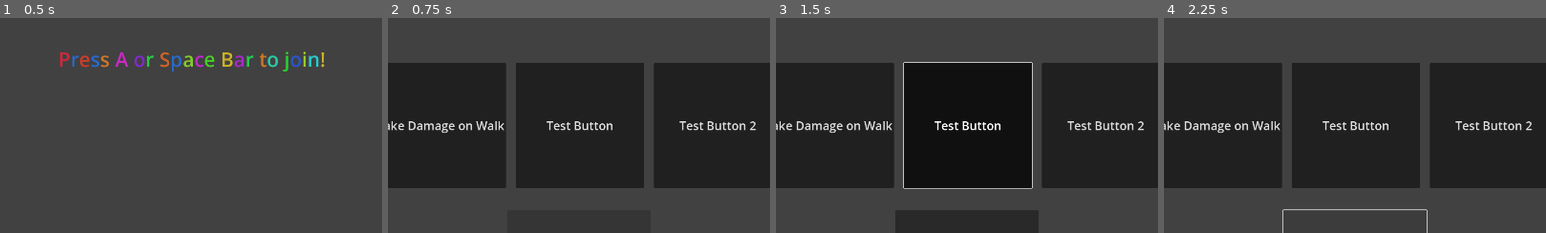
Above: before the commit, frames 1-4 (left to right).
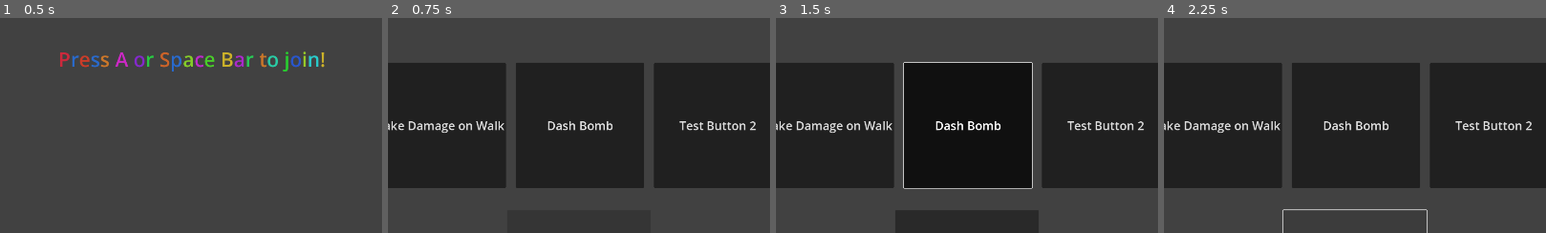
Above: after the commit, the same moments.

Repository: 45DegreeAngl/Sonnnday
Game: Godot game, scene res://Scenes/SceneManager.tscn
Same seed, same stepped clock (60 frames per second), same inputs: the game is played once before the commit and once after it.
Inputs:
- Up to frame 1 (0.5 s): no input
- Up to frame 2 (0.75 s): click "Start Game" at 0.5 s
- Up to frame 3 (1.5 s): click "Test Button" (after the commit: "Dash Bomb") at 1.25 s
- Up to frame 4 (2.25 s): click "Confirm" at 2 s
The pictures show only the part of the screen within x 25-75%, y 23-73%; the shares and areas given below are measured in that part.

Frame 1 is identical in both runs. In frame 2, 0.4% of the frame differs, in the area x 41-59%, y 48-53%; in frame 3, 0.5%; in frame 4, 0.4%.

Commit message:
Dash Bomb Implemented
it's bound to power 2

Diff:
--- a/Test/Round Upgrades/damageonmove.gd
+++ b/Test/Round Upgrades/damageonmove.gd
@@ -24,26 +24,30 @@
 			target = Globals.get_player_from_index(1).player
 			if timers[0].time_left == 0:
 				print("ouch")
-				timers[0].start()
-				target.health.direct_damage(damage * level)
+				if target:
+					timers[0].start()
+					target.health.direct_damage(damage * level)
 			#checks if player two has moved then damages them
 		if Input.is_action_just_pressed("move_down_p2") || Input.is_action_just_pressed("move_up_p2") || Input.is_action_just_pressed("move_left_p2") || Input.is_action_just_pressed("move_right_p2"):
 			target = Globals.get_player_from_index(2).player
 			if timers[0].time_left == 0:
 				print("ouch")
-				timers[0].start()
-				target.health.direct_damage(damage * level)
+				if target:
+					timers[0].start()
+					target.health.direct_damage(damage * level)
 				#checks if player three has moved then damages them
 		if Input.is_action_just_pressed("move_down_p3") || Input.is_action_just_pressed("move_up_p3") || Input.is_action_just_pressed("move_left_p3") || Input.is_action_just_pressed("move_right_p3"):
 			target = Globals.get_player_from_index(3).player
 			if timers[0].time_left == 0:
 				print("ouch")
-				timers[0].start()
-				target.health.direct_damage(damage * level)
+				if target:
+					timers[0].start()
+					target.health.direct_damage(damage * level)
 				#checks if player four has moved then damages them
 		if Input.is_action_just_pressed("move_down_p4") || Input.is_action_just_pressed("move_up_p4") || Input.is_action_just_pressed("move_left_p4") || Input.is_action_just_pressed("move_right_p4"):
 			target = Globals.get_player_from_index(4).player
 			if timers[0].time_left == 0:
 				print("ouch")
-				timers[0].start()
-				target.health.direct_damage(damage * level)
+				if target:
+					timers[0].start()
+					target.health.direct_damage(damage * level)
--- a/Test/Round Upgrades/dash_bomb.gd
+++ b/Test/Round Upgrades/dash_bomb.gd
@@ -1,6 +1,9 @@
 extends RoundUpgrades
 class_name DashBomb;
-
+@export var explosion_shape : CollisionShape2D
+var dash_box
+var dash_box_instance
+var exploded = false
 # Called when the node enters the scene tree for the first time.
 func _ready() -> void:
 	pass # Replace with function body.
@@ -8,15 +11,20 @@
 func level_start() -> void:
 	active = true
 	player = Globals.get_player_from_index(get_parent().number).player
-	player.dash_timer.timout.connect(dash_complete)
+	player.dash_timer.timeout.connect(dash_complete)
+	dash_box = load("res://General/hitbox.tscn")
 # Called every frame. 'delta' is the elapsed time since the previous frame.
+
 func _process(delta: float) -> void:
-	pass
+	if exploded == true:
+		explosion_shape.reparent(self)
+		dash_box_instance.queue_free()
 
 
 func dash_complete():
-	var dash_box = load("res://Test/hitbox.gd")
-	var dash_box_instance = dash_box.instantiate()
+	dash_box_instance = dash_box.instantiate()
 	player.add_child(dash_box_instance)
+	dash_box_instance.global_position = player.global_position
 	dash_box_instance.dmg = 25
-	get_child(0).reparent(dash_box_instance)
+	explosion_shape.global_position = player.global_position
+	explosion_shape.reparent(dash_box_instance)
--- a/Test/Round Upgrades/round_upgrades.tscn
+++ b/Test/Round Upgrades/round_upgrades.tscn
@@ -13,8 +13,9 @@
 [node name="DamageOnMove" type="Node" parent="."]
 script = ExtResource("2_1tr06")
 
-[node name="DashBomb" type="Node" parent="."]
+[node name="DashBomb" type="Node" parent="." node_paths=PackedStringArray("explosion_shape")]
 script = ExtResource("3_nw13j")
+explosion_shape = NodePath("ExplosionShape2D")
 
 [node name="ExplosionShape2D" type="CollisionShape2D" parent="DashBomb"]
 shape = SubResource("CircleShape2D_lqcqi")
--- a/UI/power_select.tscn
+++ b/UI/power_select.tscn
@@ -56,7 +56,7 @@
 theme_override_font_sizes/font_size = 30
 toggle_mode = true
 button_group = ExtResource("2_70gdb")
-text = "Test Button"
+text = "Dash Bomb"
 
 [node name="PanelContainer3" type="PanelContainer" parent="ColorRect/HBoxContainer"]
 layout_mode = 2
